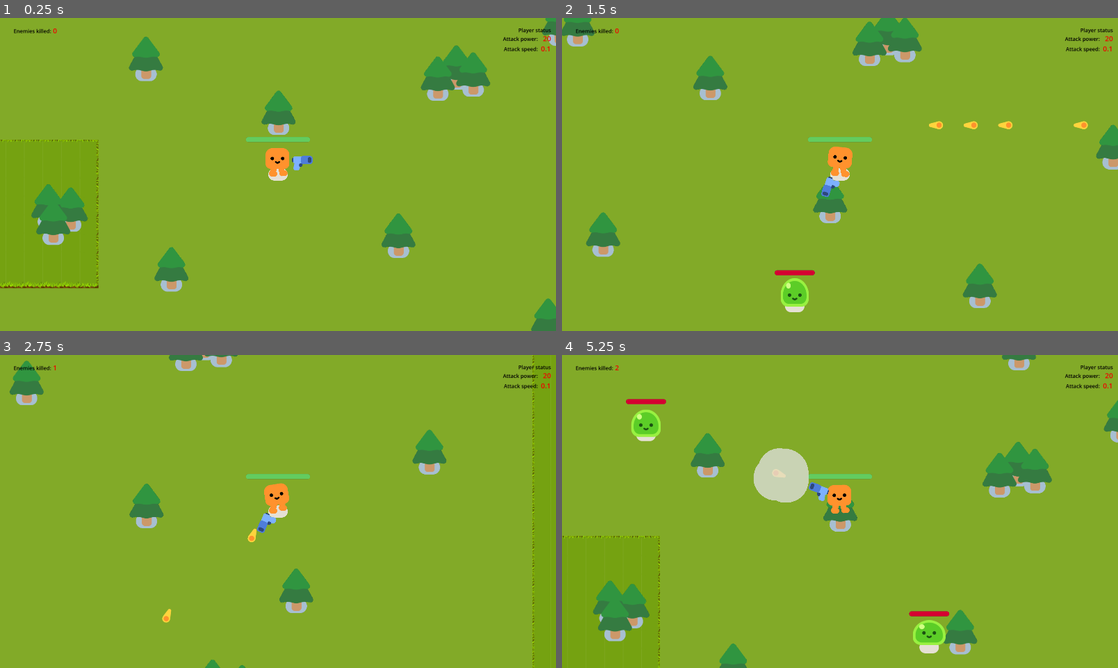
Above: before the commit, frames 1-4 (two rows, left to right).
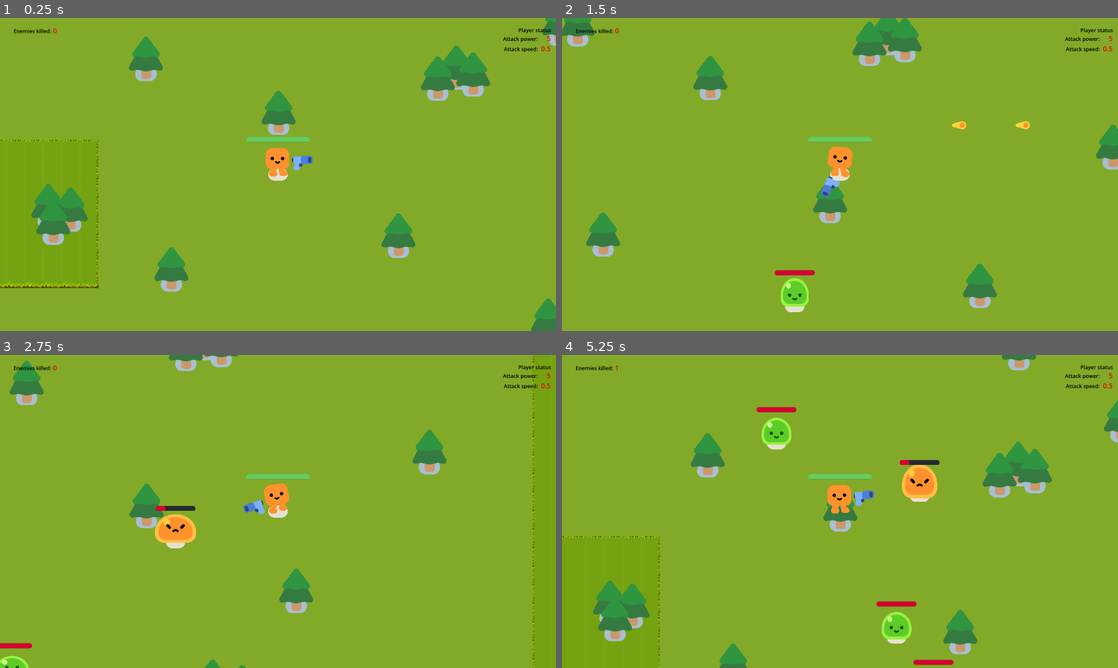
Above: after the commit, the same moments.

Repository: matheus97sm/survivor_game
Game: Godot game, scene res://survivors_game.tscn
Two runs of this game, one before a commit and one after it. Both use one fixed random seed, a clock stepped at 60 frames per second and the inputs below.
Inputs:
- Up to frame 1 (0.25 s): no input
- Up to frame 2 (1.5 s): tap Enter at 0.5 s; hold D (move_right) 0.53-1.28 s; hold S (move_down) from 1.28 s (still down)
- Up to frame 3 (2.75 s): release S (move_down) at 2.03 s; hold D (move_right) from 2.03 s (still down)
- Up to frame 4 (5.25 s): release D (move_right) at 2.78 s; hold W (move_up) 2.78-3.53 s; hold A (move_left) 3.53-5.03 s; hold S (move_down) from 5.03 s (still down)

The runs differ from the first frame. In frame 1, less than 0.1% of the frame differs, in the area x 97-100%, y 5-11%; in frame 2, 0.3%; in frame 3, 1.4%; in frame 4, 4.8%, in the area x 9-100%, y 3-100%.

Commit message:
starts to use sounds effects

Diff:
--- a/bullet.gd
+++ b/bullet.gd
@@ -4,6 +4,12 @@
 const BULLET_RANGE = 1200.0
 var bullet_damage = 5.0
 var travelled_distance = 0
+
+#func _ready() -> void:
+	#var random_number = randf() * 0.3
+	#var random_pitch = 1 + random_number - 0.15
+	#%GunFireSound.pitch_scale = random_pitch
+	#%GunFireSound.play()
 
 func _physics_process(delta: float) -> void:
 	var direction = Vector2.RIGHT.rotated(rotation)
--- a/bullet.tscn
+++ b/bullet.tscn
@@ -1,7 +1,8 @@
-[gd_scene load_steps=4 format=3 uid="uid://ywlmirbo8rbr"]
+[gd_scene load_steps=5 format=3 uid="uid://ywlmirbo8rbr"]
 
 [ext_resource type="Texture2D" uid="uid://dftkbqwsfd68r" path="res://pistol/projectile.png" id="1_c88a3"]
 [ext_resource type="Script" path="res://bullet.gd" id="1_upf5q"]
+[ext_resource type="AudioStream" uid="uid://bhg0oxy4888si" path="res://sounds/gun.wav" id="3_3k0ea"]
 
 [sub_resource type="CircleShape2D" id="CircleShape2D_nfygd"]
 radius = 17.0
@@ -19,4 +20,9 @@
 [node name="CollisionShape2D" type="CollisionShape2D" parent="."]
 shape = SubResource("CircleShape2D_nfygd")
 
+[node name="GunFireSound" type="AudioStreamPlayer2D" parent="."]
+unique_name_in_owner = true
+stream = ExtResource("3_3k0ea")
+attenuation = 1.07177
+
 [connection signal="body_entered" from="." to="." method="_on_body_entered"]
--- a/gun.gd
+++ b/gun.gd
@@ -5,8 +5,8 @@
 @onready var player = get_node("/root/Game/Player")
 
 var maximum_shooting_speed = 0.15
-var shooting_speed = 0.1
-var shooting_damage = 20.0
+var shooting_speed = 0.5
+var shooting_damage = 5.0
 
 func _ready() -> void:
 	damage_label.text = str(shooting_damage)
@@ -39,6 +39,13 @@
 	new_bullet.global_rotation = %ShootingPoint.global_rotation
 	new_bullet.bullet_damage = shooting_damage
 	%ShootingPoint.add_child(new_bullet)
+	shoot_sound()
+
+func shoot_sound():
+	var random_number = randf() * 0.3
+	var random_pitch = 0.9 + random_number - 0.15
+	%ShootSound.pitch_scale = random_pitch
+	%ShootSound.play()
 
 func upgrade_weapon_speed():
 	var new_shooting_speed = shooting_speed - shooting_speed * 0.15
--- a/gun.tscn
+++ b/gun.tscn
@@ -1,7 +1,8 @@
-[gd_scene load_steps=4 format=3 uid="uid://phvgov4ow6gr"]
+[gd_scene load_steps=5 format=3 uid="uid://phvgov4ow6gr"]
 
 [ext_resource type="Script" path="res://gun.gd" id="1_ivob7"]
 [ext_resource type="Texture2D" uid="uid://cswb5do8rrj7q" path="res://pistol/pistol.png" id="1_vgqpo"]
+[ext_resource type="AudioStream" uid="uid://bhg0oxy4888si" path="res://sounds/gun.wav" id="3_q7jfb"]
 
 [sub_resource type="CircleShape2D" id="CircleShape2D_xqwji"]
 radius = 509.221
@@ -27,7 +28,12 @@
 
 [node name="ShootingTimer" type="Timer" parent="."]
 unique_name_in_owner = true
-wait_time = 0.3
+wait_time = 0.5
 autostart = true
 
+[node name="ShootSound" type="AudioStreamPlayer2D" parent="."]
+unique_name_in_owner = true
+stream = ExtResource("3_q7jfb")
+volume_db = -10.0
+
 [connection signal="timeout" from="ShootingTimer" to="." method="_on_timer_timeout"]
--- a/player.gd
+++ b/player.gd
@@ -34,10 +34,12 @@
 
 func upgrade_weapon(upgrade_type: String) -> void:
 	weapon_upgrade.emit(upgrade_type)
+	upgrade_sound()
 
 
 func upgrade_shuriken():
 	%ShurikenAttack.upgrade_weapon()
+	upgrade_sound()
 
 
 func restore_life():
@@ -50,13 +52,22 @@
 
 	health = max_health
 	update_health_bar()
+	upgrade_sound()
 
 
 func upgrade_life():
 	max_health += 15
 	update_health_bar()
+	upgrade_sound()
 
 
 func update_health_bar():
 	%ProgressBar.value = health
 	%ProgressBar.max_value = max_health
+
+
+func upgrade_sound():
+	var random_number = randf() * 0.3
+	var random_pitch = 1 + random_number - 0.15
+	%UpgradeSound.pitch_scale = random_pitch
+	%UpgradeSound.play()
--- a/player.tscn
+++ b/player.tscn
@@ -1,9 +1,10 @@
-[gd_scene load_steps=9 format=3 uid="uid://rwyfr67y1uc0"]
+[gd_scene load_steps=10 format=3 uid="uid://rwyfr67y1uc0"]
 
 [ext_resource type="PackedScene" uid="uid://pbmyh1qru7p" path="res://characters/happy_boo/happy_boo.tscn" id="1_2t8ct"]
 [ext_resource type="Script" path="res://player.gd" id="1_xji22"]
 [ext_resource type="PackedScene" uid="uid://phvgov4ow6gr" path="res://gun.tscn" id="3_o35hh"]
 [ext_resource type="PackedScene" uid="uid://drqkm8x1t38f7" path="res://weapon/shuriken_attack.tscn" id="4_edw5v"]
+[ext_resource type="AudioStream" uid="uid://bah7y53u3x6x8" path="res://sounds/upgrade.wav" id="5_lbbys"]
 
 [sub_resource type="CircleShape2D" id="CircleShape2D_bovb0"]
 radius = 32.0156
@@ -66,4 +67,8 @@
 value = 100.0
 show_percentage = false
 
+[node name="UpgradeSound" type="AudioStreamPlayer2D" parent="."]
+unique_name_in_owner = true
+stream = ExtResource("5_lbbys")
+
 [connection signal="weapon_upgrade" from="." to="Gun" method="_on_player_weapon_upgrade"]
--- a/survivors_game.gd
+++ b/survivors_game.gd
@@ -23,7 +23,7 @@
 	var dead_areas = %DeadArea.get_children()
 
 
-	while !created_clean_spawn:
+	while not created_clean_spawn:
 		%MobSpawnFollowPath.progress_ratio = randf()
 		var is_inside_dead_area = false
 
@@ -35,15 +35,12 @@
 			var mob_is_inside_y = %MobSpawnFollowPath.global_position.y > dead_area_position.y && %MobSpawnFollowPath.global_position.y < dead_area_final_position.y
 
 			if mob_is_inside_x && mob_is_inside_y:
-				print(mob_is_inside_x, mob_is_inside_y)
 				is_inside_dead_area = true
-				break
 
-		if is_inside_dead_area:
-			break
+		if not is_inside_dead_area:
+			spawn_position = %MobSpawnFollowPath.global_position
+			created_clean_spawn = true
 
-		spawn_position = %MobSpawnFollowPath.global_position
-		created_clean_spawn = true
 
 	return spawn_position
 
@@ -117,7 +114,3 @@
 	%GameOverScreen.visible = false
 	get_tree().paused = false
 	get_tree().reload_current_scene()
-
-
-func _on_area_2d_area_entered(area: Area2D) -> void:
-	print("this area entered the path", area)
--- a/survivors_game.tscn
+++ b/survivors_game.tscn
@@ -225,18 +225,23 @@
 
 [node name="SpawnFastMobTimer" type="Timer" parent="."]
 wait_time = 8.0
+autostart = true
 
 [node name="SpawnBigMobTimer" type="Timer" parent="."]
 wait_time = 15.0
+autostart = true
 
 [node name="SpawnUpgradeTimer" type="Timer" parent="."]
 wait_time = 10.0
+autostart = true
 
 [node name="SpawnLifeUpgradeTimer" type="Timer" parent="."]
 wait_time = 30.0
+autostart = true
 
 [node name="IncreaseMobSpawnRatio" type="Timer" parent="."]
 wait_time = 15.0
+autostart = true
 
 [node name="UI" type="CanvasLayer" parent="."]
 
Not shown, added: sounds/gun.wav.import
Not shown, added: sounds/upgrade.wav.import
Not shown, added: sounds/gun.wav
Not shown, added: sounds/upgrade.wav
